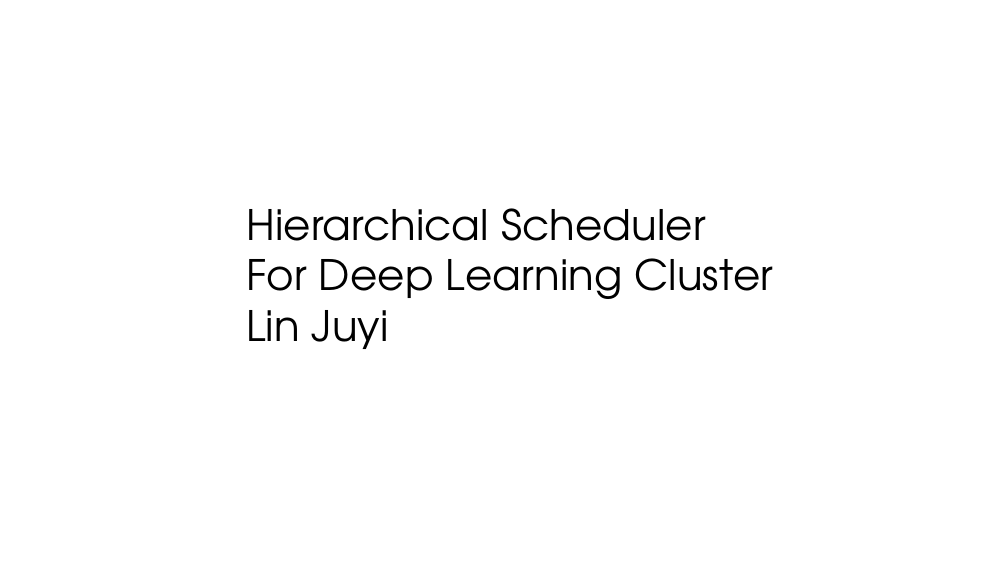
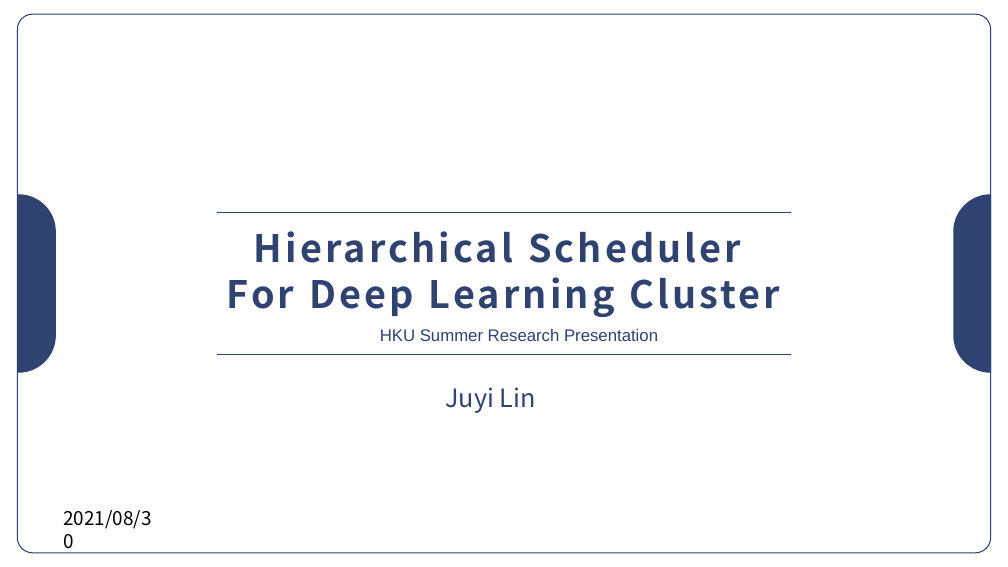
Before and after one commit to LukeLIN-web/distrubuted-ML-system, a slide deck: slide 1 of final report.pptx. Drawn at 1008x567 pixels with LibreOffice and Linux fonts; fonts in the diff are those of the drawing. Boxes give left, top, right and bottom in pixels: in the first picture for what was removed or moved away, otherwise in the second. Text is boxed around its words. In the diff, an @@ line names an element or a change of style, - is before the commit and + after.

```diff
--- a/final report.pptx
+++ b/final report.pptx
@@ rounded rectangle added at box(17, 14, 991, 553), outline #304270 1 pt @@
@@ freeform shape added at box(18, 194, 56, 373), fill #304270 @@
@@ freeform shape added at box(954, 194, 991, 373), fill #304270 @@
@@ text "Hierarchical Scheduler": place and size @@
-text "Hierarchical Scheduler" at box(246, 208, 773, 349)
+text "Hierarchical Scheduler" at box(227, 231, 780, 317)
@@ text "Hierarchical Scheduler" at box(227, 231, 780, 317): size 40 to 36 pt, font TeX Gyre Adventor to Noto Sans CJK SC, text colour #000000 to #304270, letter spacing 0.2 to 3 pt, bold on; alignment left to centre @@
@@ line added from (216, 212) to (791, 212), #304270 1.2 pt @@
@@ text at box(246, 310, 389, 349): paragraph removed @@
-Lin Juyi
@@ text added at box(380, 329, 658, 341), 16 pt, text #304270 @@
+HKU Summer Research Presentation
@@ line added from (216, 354) to (791, 354), #304270 1.2 pt @@
@@ text added at box(445, 387, 536, 413), 24 pt, text #304270 @@
+Juyi Lin
@@ text added at box(63, 510, 151, 529), 18 pt, text #000000 @@
+2021/08/30
```
Also in this commit, not shown: 1 other slide changed, 15 slides added, 7 slides removed, 2 other files.
